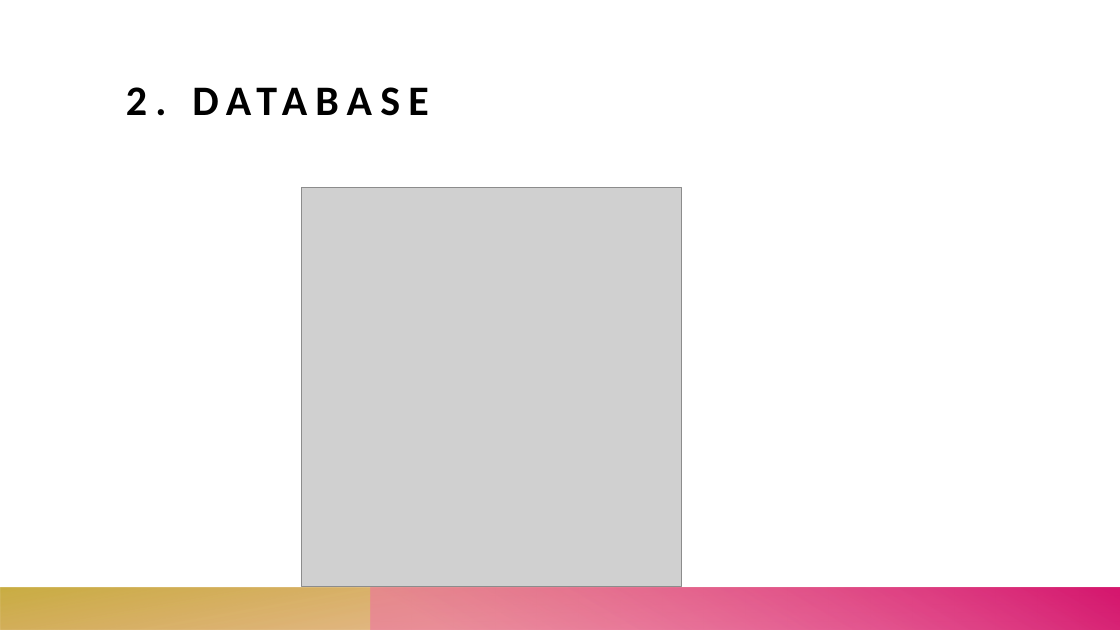
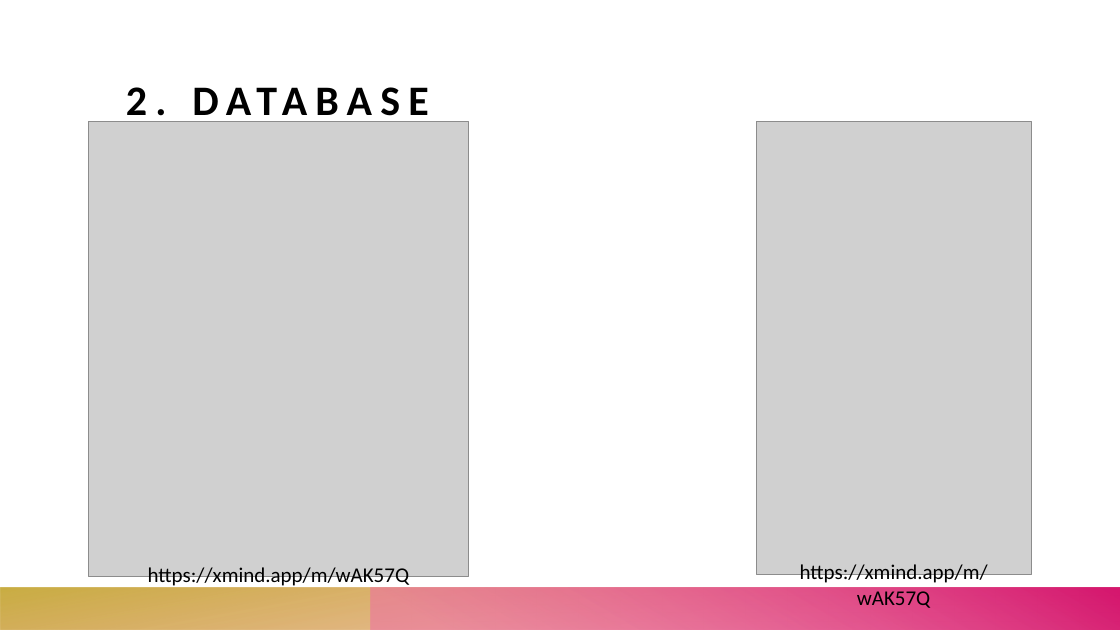
Before and after one commit to thuanpham113/J2YB, a slide deck: slide 5 of MentorShip Program/Exam 2/Exam 2.pptx. Drawn at 1120x630 pixels with LibreOffice and Linux fonts; fonts in the diff are those of the drawing; grey boxes stand for pictures. Boxes give left, top, right and bottom in pixels: in the first picture for what was removed or moved away, otherwise in the second. Text is boxed around its words. In the diff, an @@ line names an element or a change of style, - is before the commit and + after.

```diff
--- a/MentorShip Program/Exam 2/Exam 2.pptx
+++ b/MentorShip Program/Exam 2/Exam 2.pptx
@@ picture added at bbox=[88, 121, 469, 576] @@
@@ picture added at bbox=[757, 121, 1032, 574] @@
@@ picture removed at bbox=[302, 187, 682, 586] @@
@@ text added at bbox=[148, 567, 410, 588], 18 pt, text #000000 @@
+https://xmind.app/m/wAK57Q
@@ text added at bbox=[800, 564, 988, 608], 18 pt, text #000000 @@
+https://xmind.app/m/wAK57Q
```
Also in this commit, not shown: 8 other slides changed, 1 other file.
